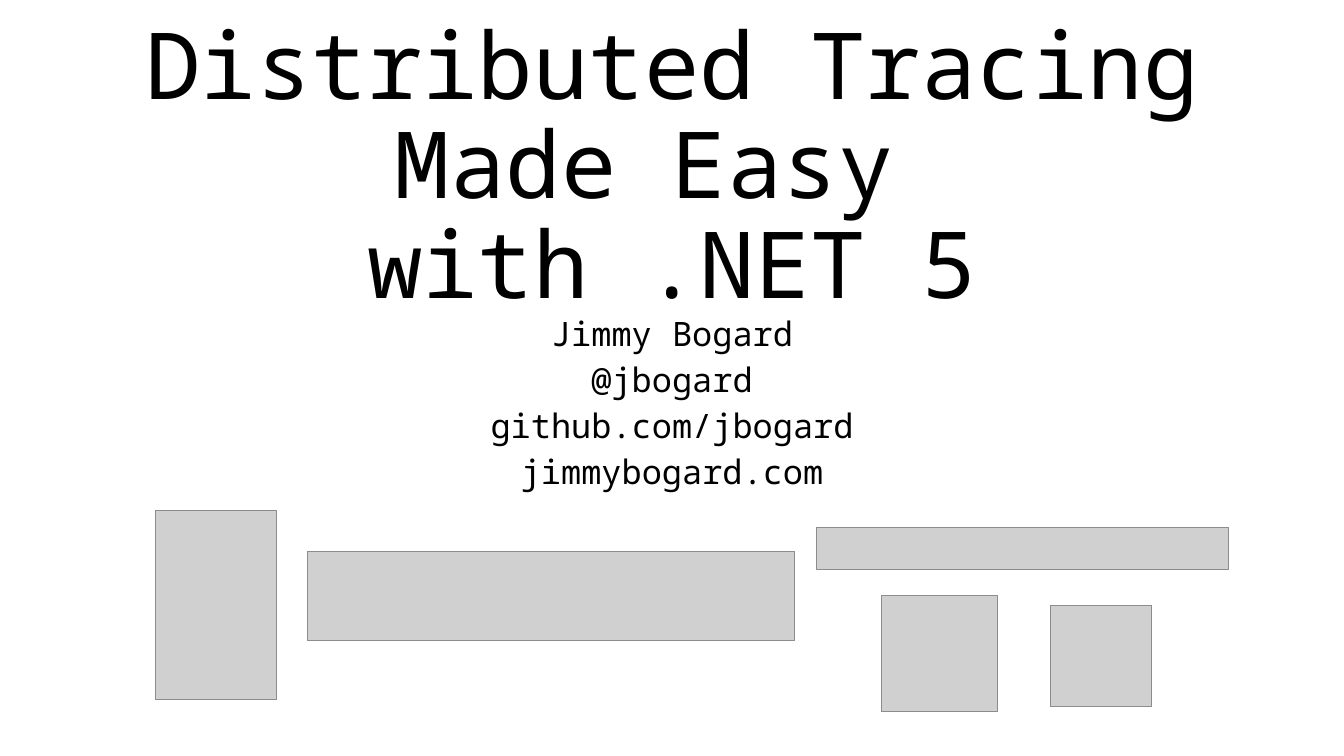
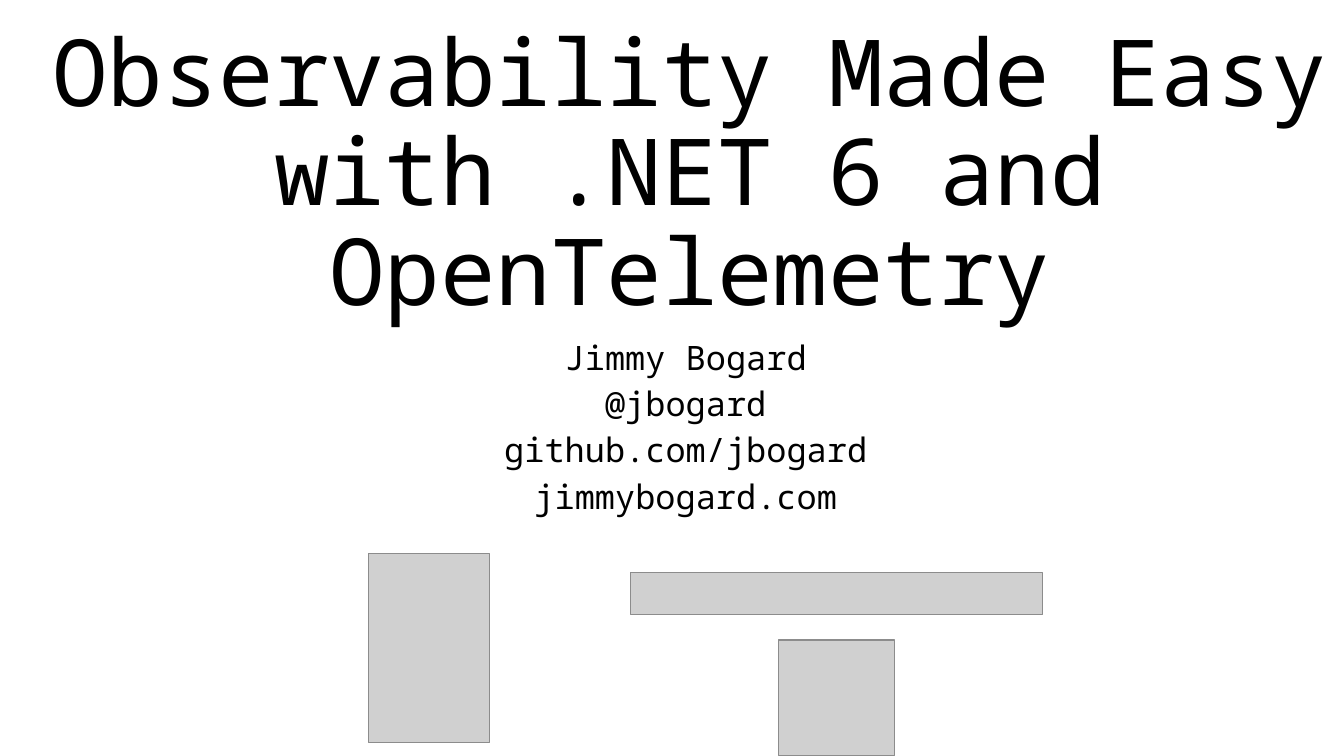
Before and after one commit to jbogard/presentations, a slide deck: slide 1 of DistributedTracing/DistributedTracing.pptx. Drawn at 1344x756 pixels with LibreOffice and Linux fonts; fonts in the diff are those of the drawing; grey boxes stand for pictures. Boxes give left, top, right and bottom in pixels: in the first picture for what was removed or moved away, otherwise in the second. Text is boxed around its words. In the diff, an @@ line names an element or a change of style, - is before the commit and + after.

```diff
--- a/DistributedTracing/DistributedTracing.pptx
+++ b/DistributedTracing/DistributedTracing.pptx
@@ title at (x1=52, y1=35, x2=1328, y2=328): text changed @@
-Distributed Tracing Made Easy
-with .NET 5
+Observability Made Easy with .NET 6 and OpenTelemetry
@@ subtitle "Jimmy Bogard" moved from (x1=491, y1=320, x2=854, y2=493) to (x1=504, y1=344, x2=867, y2=518) @@
@@ picture removed at (x1=308, y1=552, x2=796, y2=640) @@
@@ picture moved from (x1=155, y1=511, x2=276, y2=701) to (x1=369, y1=554, x2=490, y2=743) @@
@@ picture moved from (x1=817, y1=527, x2=1228, y2=570) to (x1=631, y1=573, x2=1043, y2=615) @@
@@ picture removed at (x1=1052, y1=605, x2=1152, y2=706) @@
@@ picture moved from (x1=882, y1=596, x2=998, y2=712) to (x1=779, y1=640, x2=895, y2=756) @@
```
Also in this commit, not shown: 4 other slides changed, 1 slide added, 2 slides removed, 13 other files.
